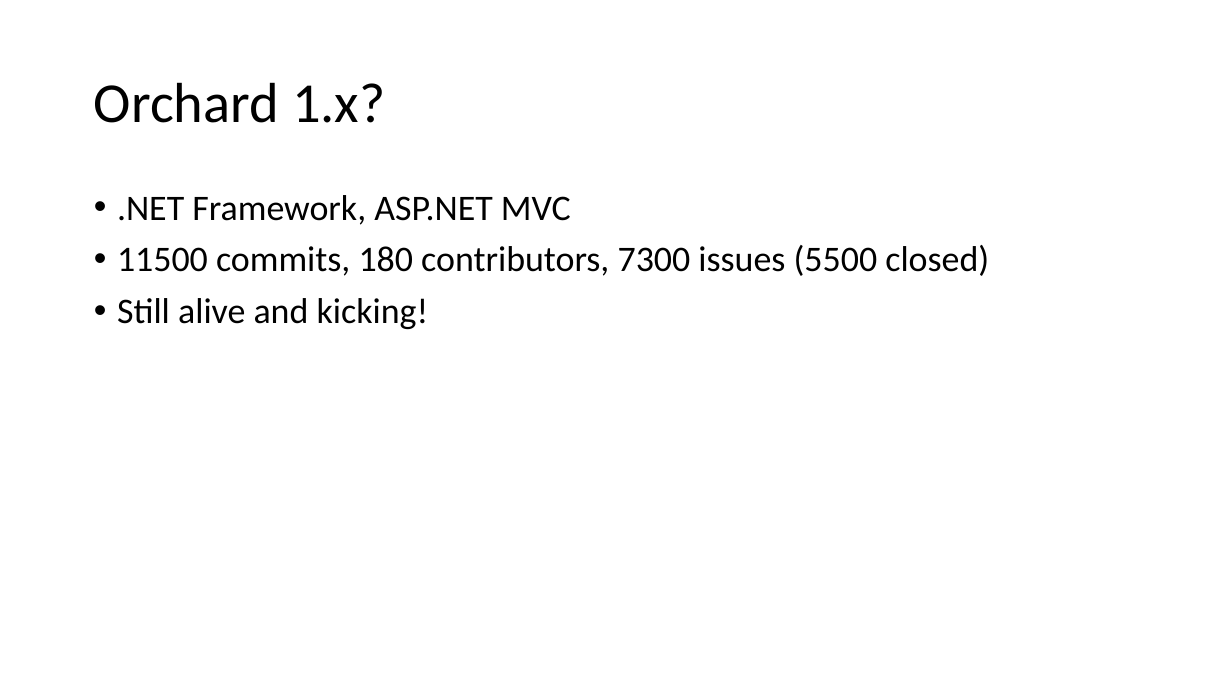
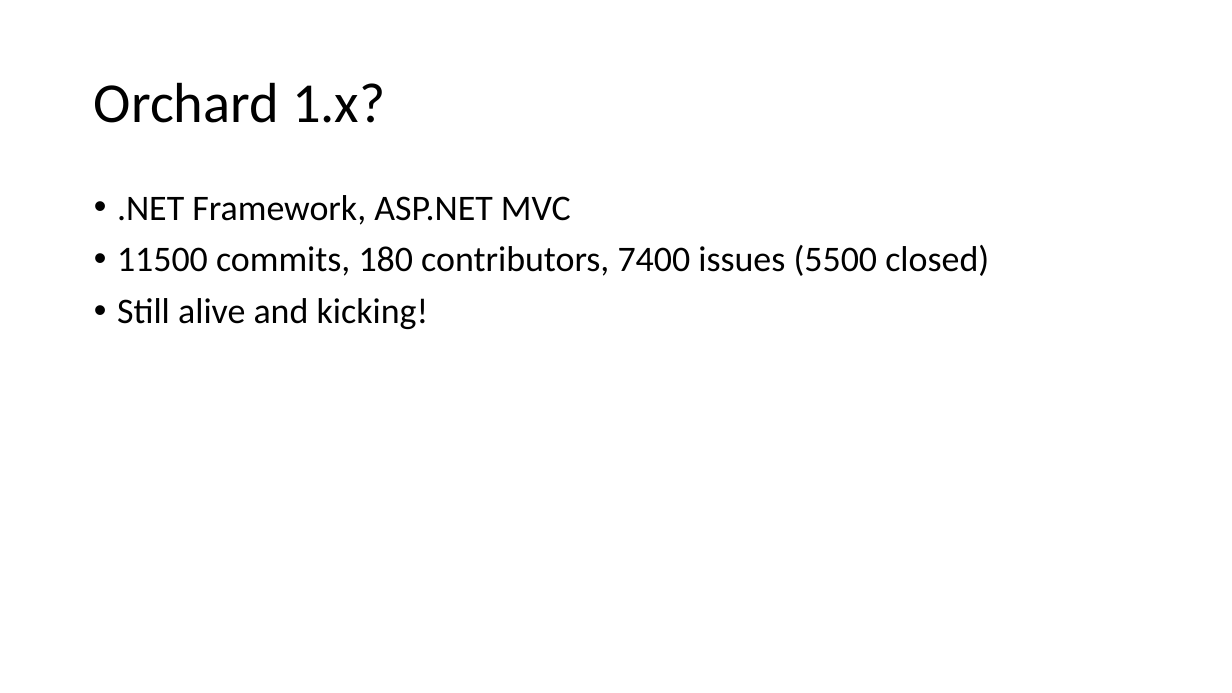
Before and after one commit to Lombiq/Orchard-Ambassadors-Toolbox, a slide deck: slide 5 of IntroductoryTalkTemplate/Showcasing Orchard Core CMS.pptx. Drawn at 1232x693 pixels with LibreOffice and Linux fonts; fonts in the diff are those of the drawing. Boxes give left, top, right and bottom in pixels: in the first picture for what was removed or moved away, otherwise in the second. Text is boxed around its words. In the diff, an @@ line names an element or a change of style, - is before the commit and + after.

```diff
--- a/IntroductoryTalkTemplate/Showcasing Orchard Core CMS.pptx
+++ b/IntroductoryTalkTemplate/Showcasing Orchard Core CMS.pptx
@@ text at [117,245,989,276]: text changed @@
-• 11500 commits, 180 contributors, 7300 issues (5500 closed)
+• 11500 commits, 180 contributors, 7400 issues (5500 closed)
```
Also in this commit, not shown: 1 other slide changed.
